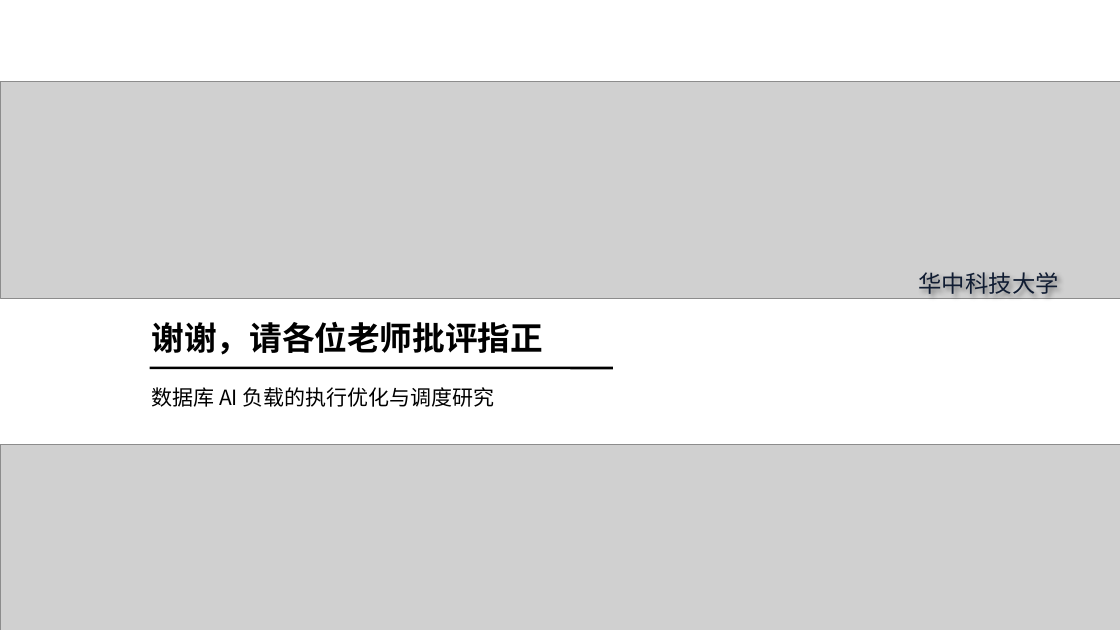
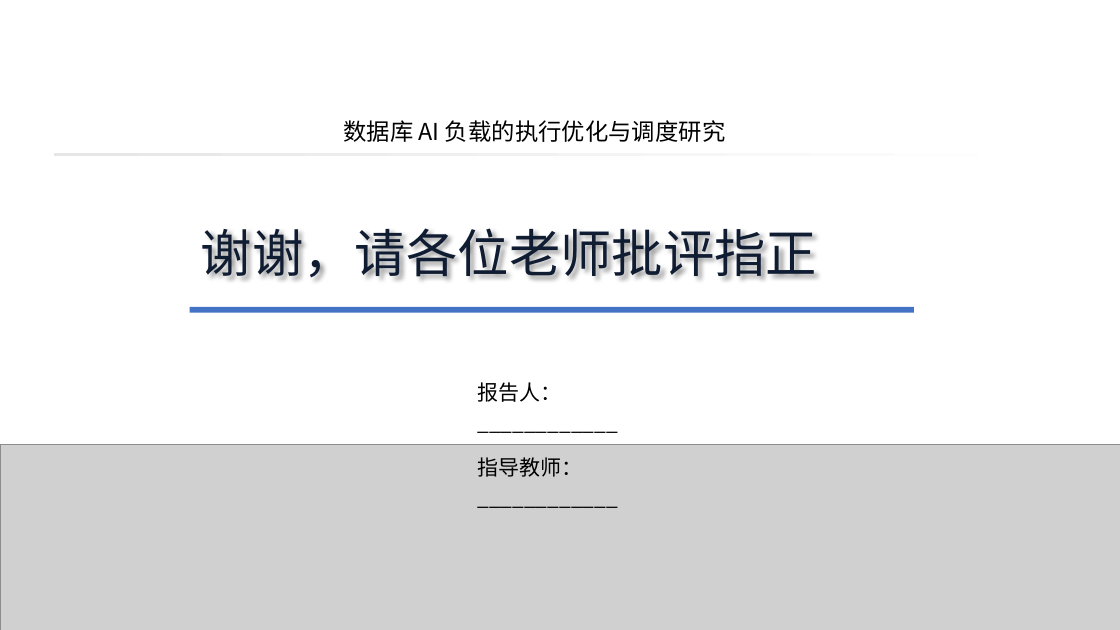
Before and after one commit to 3444374/ai-operator-execution-optimization, a slide deck: slide 26 of opening/slides/opening_defense_20260812_v9.pptx (slide 31 before the commit). Drawn at 1120x630 pixels with LibreOffice and Linux fonts; fonts in the diff are those of the drawing; grey boxes stand for pictures; background and template pictures are left out. Boxes give left, top, right and bottom in pixels: in the first picture for what was removed or moved away, otherwise in the second. Text is boxed around its words. In the diff, an @@ line names an element or a change of style, - is before the commit and + after.

```diff
--- a/opening/slides/opening_defense_20260812_v9.pptx
+++ b/opening/slides/opening_defense_20260812_v9.pptx
@@ picture removed at (0,82,1120,299) @@
@@ text "数据库 AI 负载的执行优化与调度研究": place and size @@
-text "数据库 AI 负载的执行优化与调度研究" at (152,387,495,407)
+text "数据库 AI 负载的执行优化与调度研究" at (343,120,725,142)
@@ text "数据库 AI 负载的执行优化与调度研究" at (343,120,725,142): size 18 to 20 pt; line spacing 1.2 to 0.9; less space between paragraphs; vertical alignment top to bottom @@
@@ rectangle added at (55,153,1063,155), fill gradient #E7E6E6 to #FFFFFF @@
@@ title "谢谢，请各位老师批评指正": place and size @@
-title "谢谢，请各位老师批评指正" at (152,322,543,355)
+title "谢谢，请各位老师批评指正" at (201,228,817,278)
@@ title "谢谢，请各位老师批评指正" at (201,228,817,278): size 28 to 44 pt, text colour #000000 to #101C32, bold off; vertical alignment bottom to middle @@
@@ text removed at (919,272,1059,294) @@
-华中科技大学
@@ line added from (190, 310) to (914, 310), #4472C4 5 pt @@
@@ line removed from (150, 368) to (613, 368) @@
@@ text added at (477,382,582,477), 18 pt, text #000000 @@
+报告人：____________
+指导教师：____________
```
Also in this commit, not shown: 21 other slides changed, 1 slide added, 6 slides removed, 7 other files.
